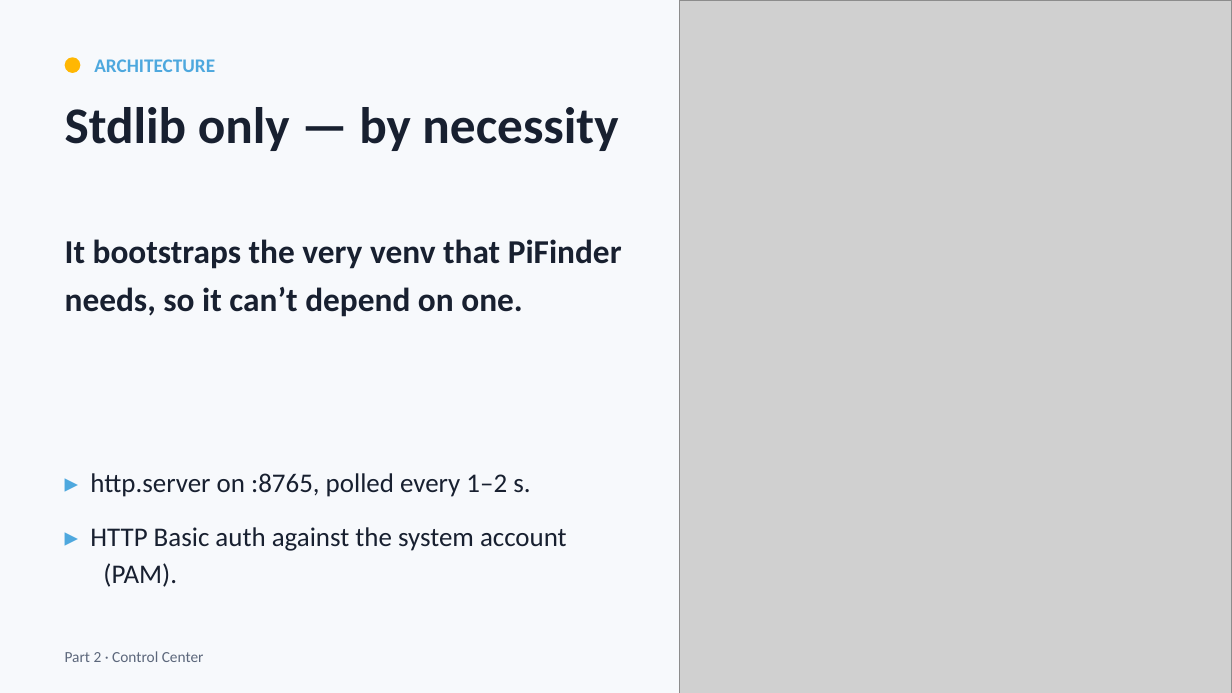
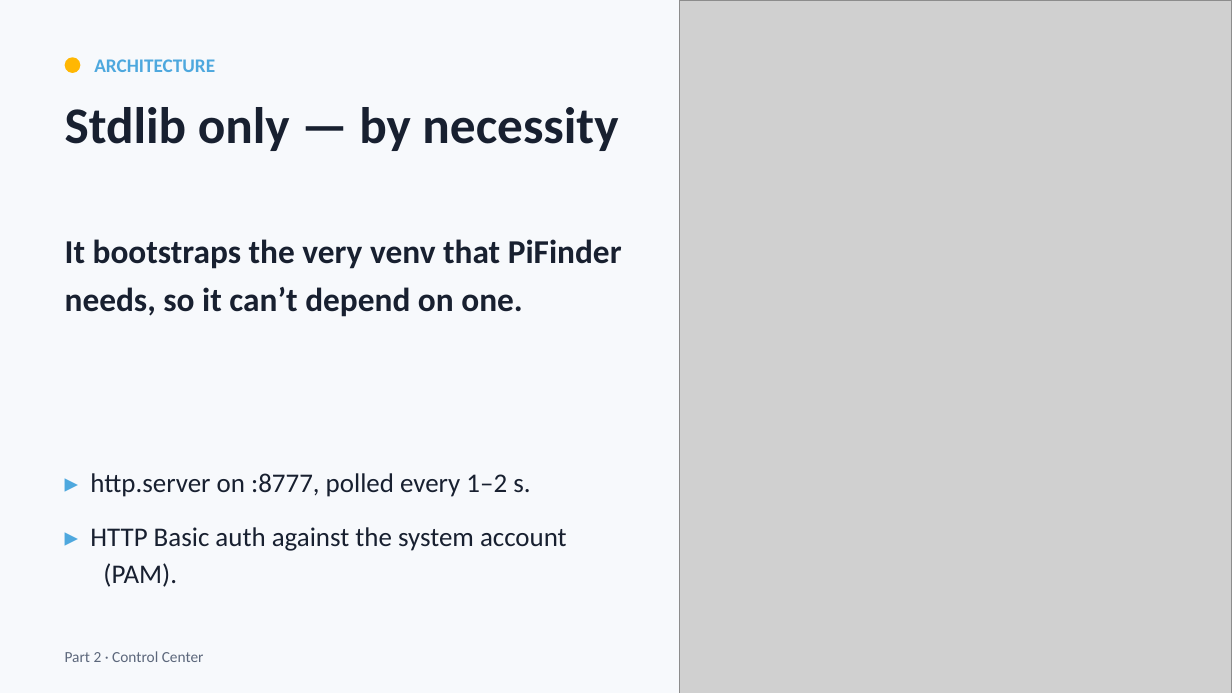
Before and after one commit to apos/PiFinder_Stellarmate, a slide deck: slide 13 of docs/presentations/pptx/PFSM_overview.pptx. Drawn at 1232x693 pixels with LibreOffice and Linux fonts; fonts in the diff are those of the drawing; grey boxes stand for pictures. Boxes give left, top, right and bottom in pixels: in the first picture for what was removed or moved away, otherwise in the second. Text is boxed around its words. In the diff, an @@ line names an element or a change of style, - is before the commit and + after.

```diff
--- a/docs/presentations/pptx/PFSM_overview.pptx
+++ b/docs/presentations/pptx/PFSM_overview.pptx
@@ text at <box>90,473,530,497</box>: text changed @@
-▸ http.server on :8765, polled every 1–2 s.
+▸ http.server on :8777, polled every 1–2 s.
```
Also in this commit, not shown: 1 other slide changed, 3 other files.
